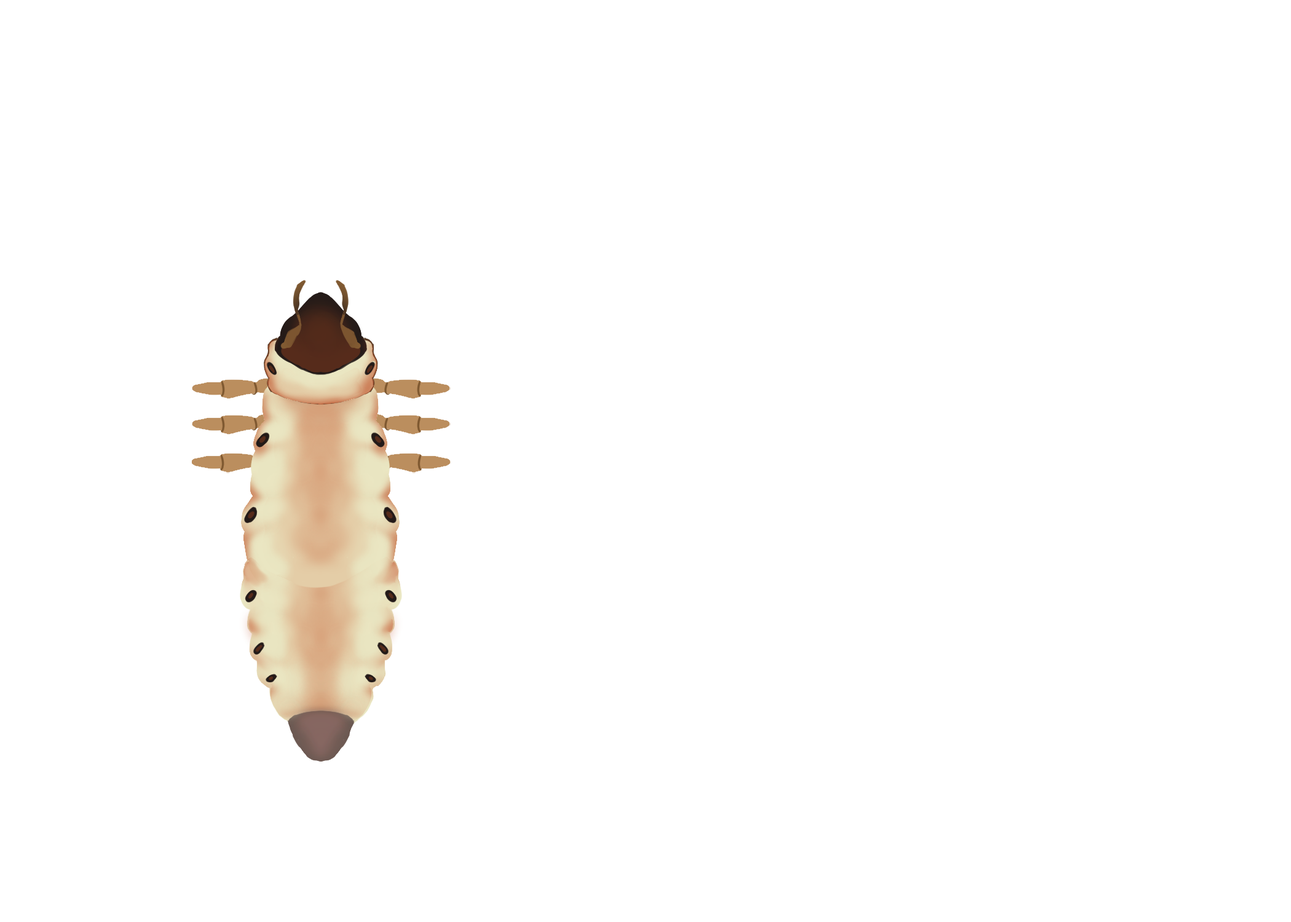
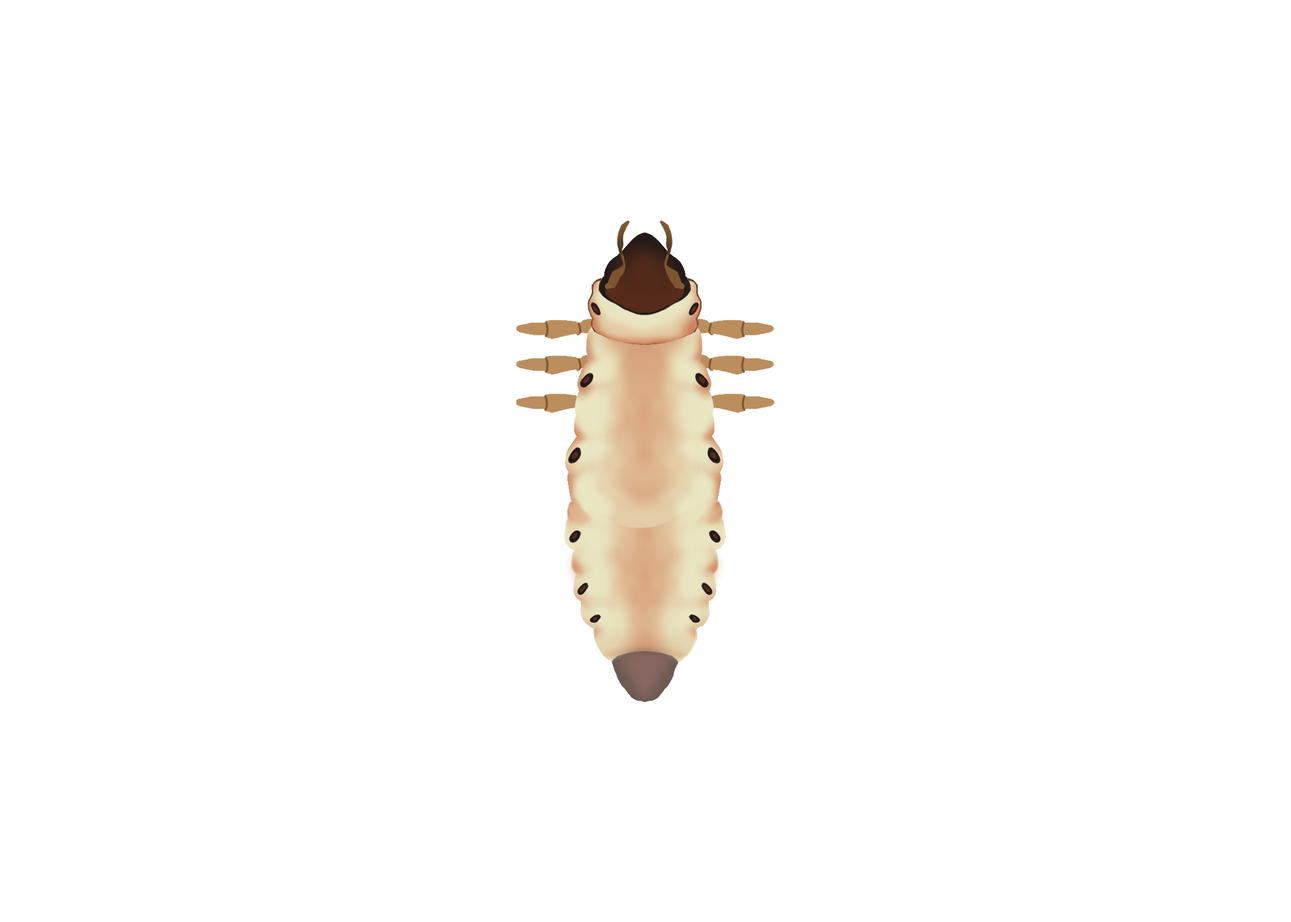
Before/after of a (1291, 922) layered artwork. What changed in the layer stack:
painted on "Body" over [239, 220, 728, 762]
painted on "Leg" (1st of 6) over [191, 315, 612, 400]
painted on "Leg" (2nd of 6) over [191, 351, 612, 435]
painted on "Leg" (3rd of 6) over [191, 389, 612, 474]
painted on "Leg" (4th of 6) over [355, 315, 776, 400]
painted on "Leg" (5th of 6) over [355, 351, 776, 435]
painted on "Leg" (6th of 6) over [355, 389, 776, 474]
